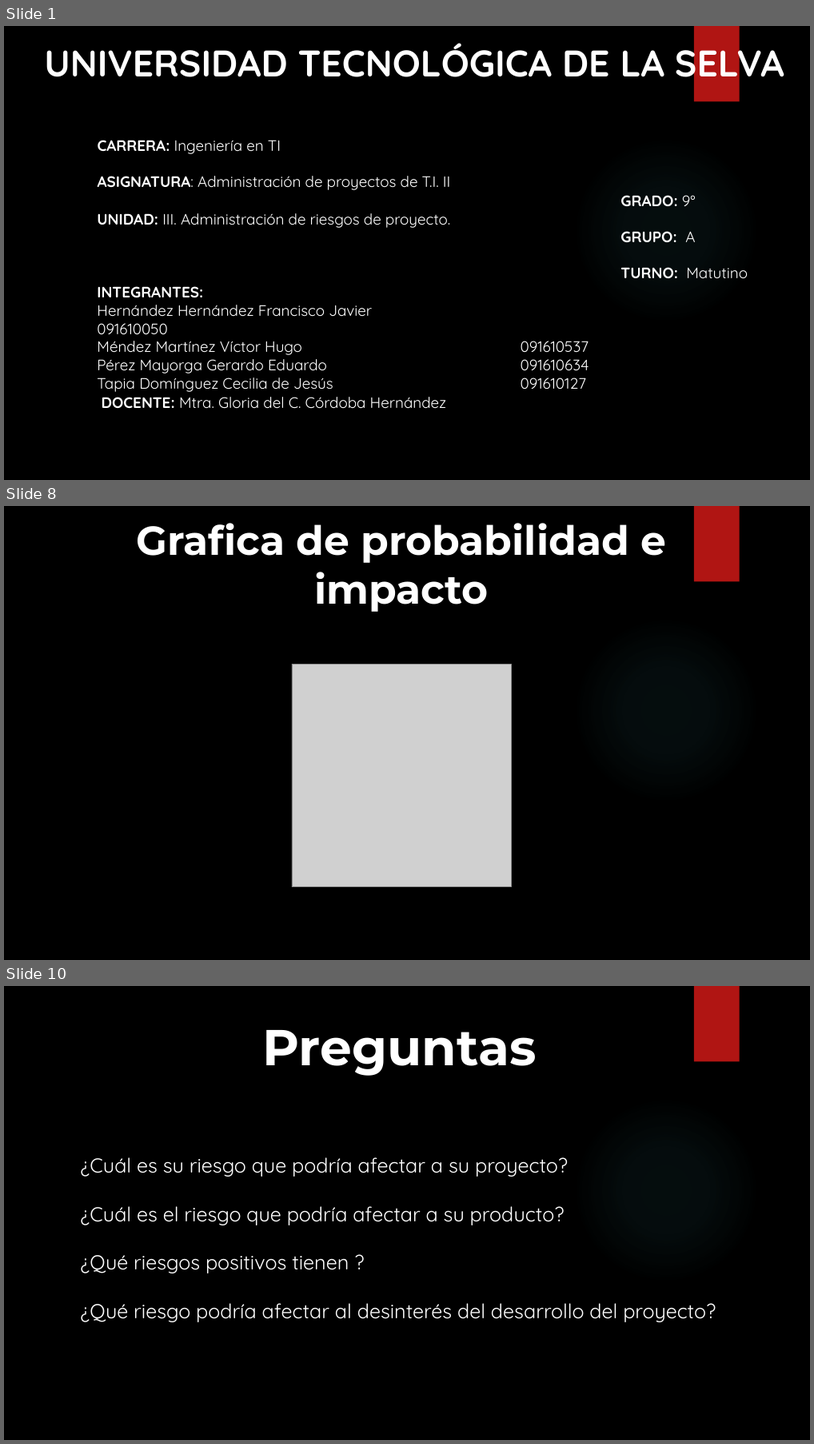
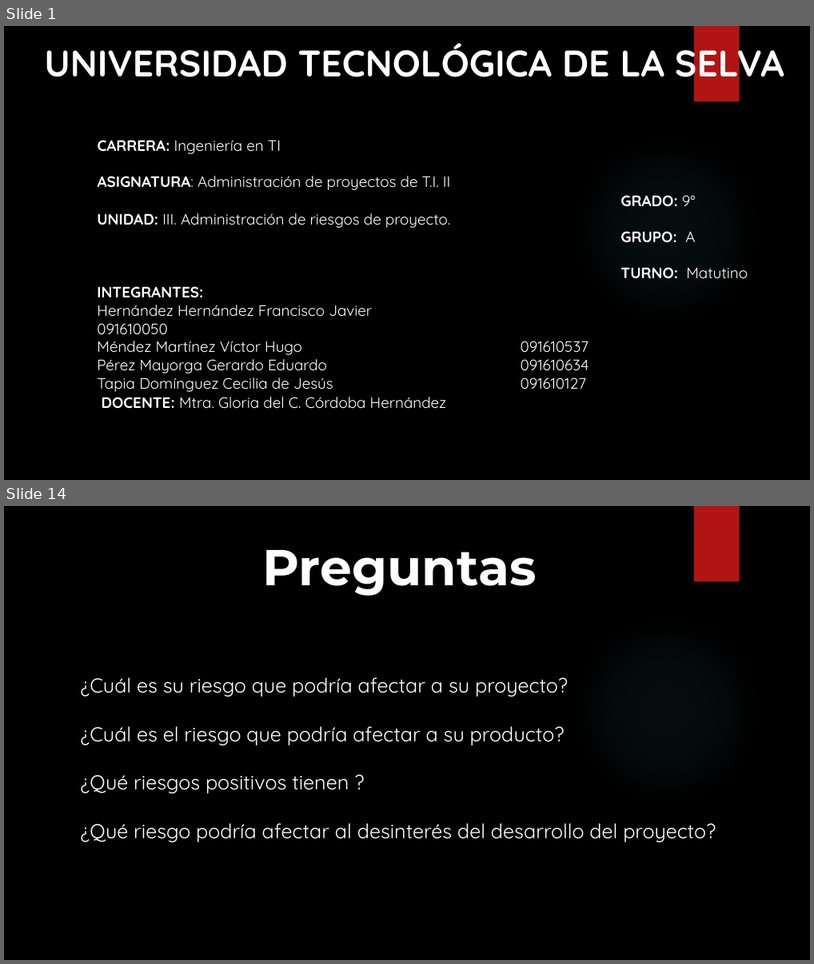
Before and after one commit to SM-ROOT/SM-ROOT, a slide deck: 9°A/administracion_proyectos/Factores de Riesgo.pptx. Shown one above the other, each under a label of ours: slides 1, 8 and 10 before the commit, slides 1 and 14 after it; the slides between them are not shown. The pictures are 814x1444 and 814x964 pixels, drawn with LibreOffice and Linux fonts; fonts in the diff are those of the drawing; grey boxes stand for pictures; background and template pictures are left out. Boxes give left, top, right and bottom in pixels: in the first picture for what was removed or moved away, otherwise in the second. Text is boxed around its words. In the diff, an @@ line names an element or a change of style, - is before the commit and + after.

```diff
--- a/9°A/administracion_proyectos/Factores de Riesgo.pptx
+++ b/9°A/administracion_proyectos/Factores de Riesgo.pptx
@@ slide 8 removed at [4,506,810,960], background picture (left out); not listed: 2 template elements that a slide beside it also shows @@
@@ text removed at [137,523,666,612] @@
-Grafica de probabilidad e impacto
@@ picture removed at [292,664,511,887] @@
@@ what was slide 10 is now slide 14 @@
```
Also in this commit, not shown: 7 slides changed, 5 slides added.
